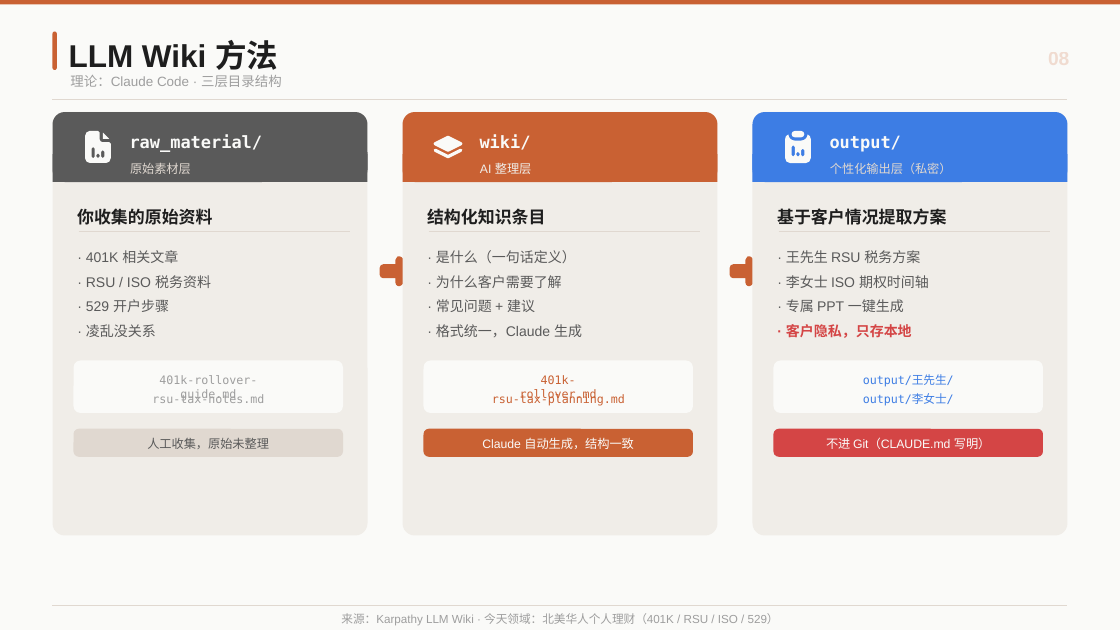
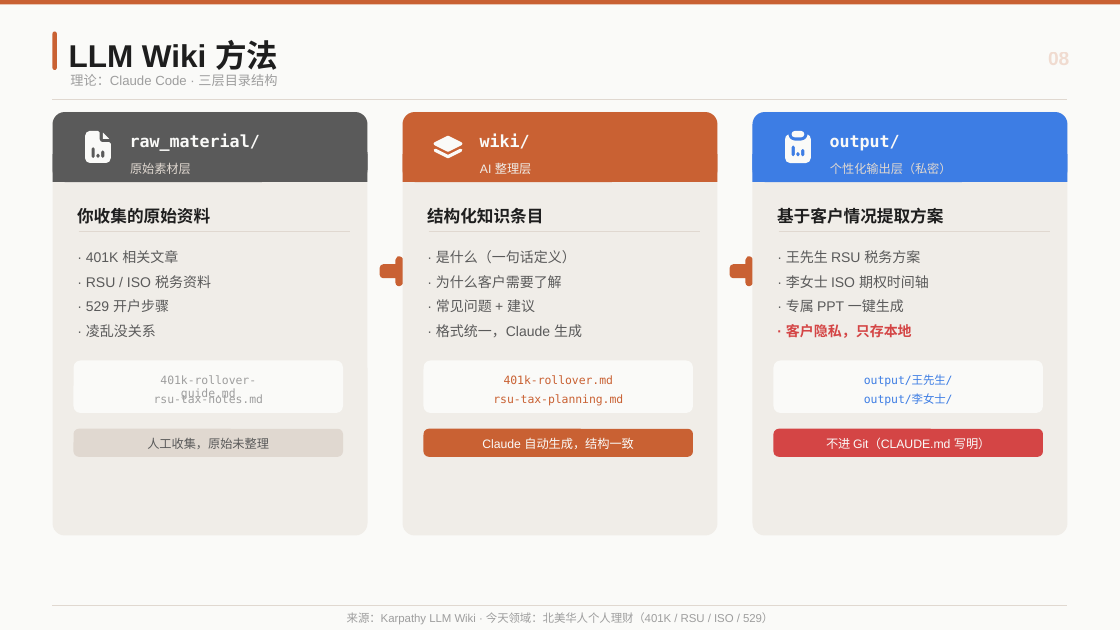
Before and after one commit to austinxyz/course-portal, a slide deck: slide 8 of dl/claude_course_s2.pptx. Drawn at 1120x630 pixels with LibreOffice and Linux fonts; fonts in the diff are those of the drawing. Boxes give left, top, right and bottom in pixels: in the first picture for what was removed or moved away, otherwise in the second. Text is boxed around its words. In the diff, an @@ line names an element or a change of style, - is before the commit and + after.

```diff
--- a/dl/claude_course_s2.pptx
+++ b/dl/claude_course_s2.pptx
@@ text "理论：Claude Code · 三层目录结构" at [70, 74, 277, 86]: size 11.5 to 11.2 pt @@
@@ size 14.5 to 14.2 pt in 5 elements at [130, 133, 260, 151], [77, 208, 210, 224], [427, 208, 544, 224], [830, 135, 900, 151], [777, 207, 943, 224] @@
@@ size 10 to 9.8 pt in 7 elements at [160, 375, 256, 400], [154, 394, 263, 403], [504, 375, 613, 384], [493, 394, 623, 406], [864, 374, 953, 386], [864, 394, 953, 406], [347, 612, 773, 624] @@
```
Also in this commit, not shown: 22 other slides changed, 1 other file.
